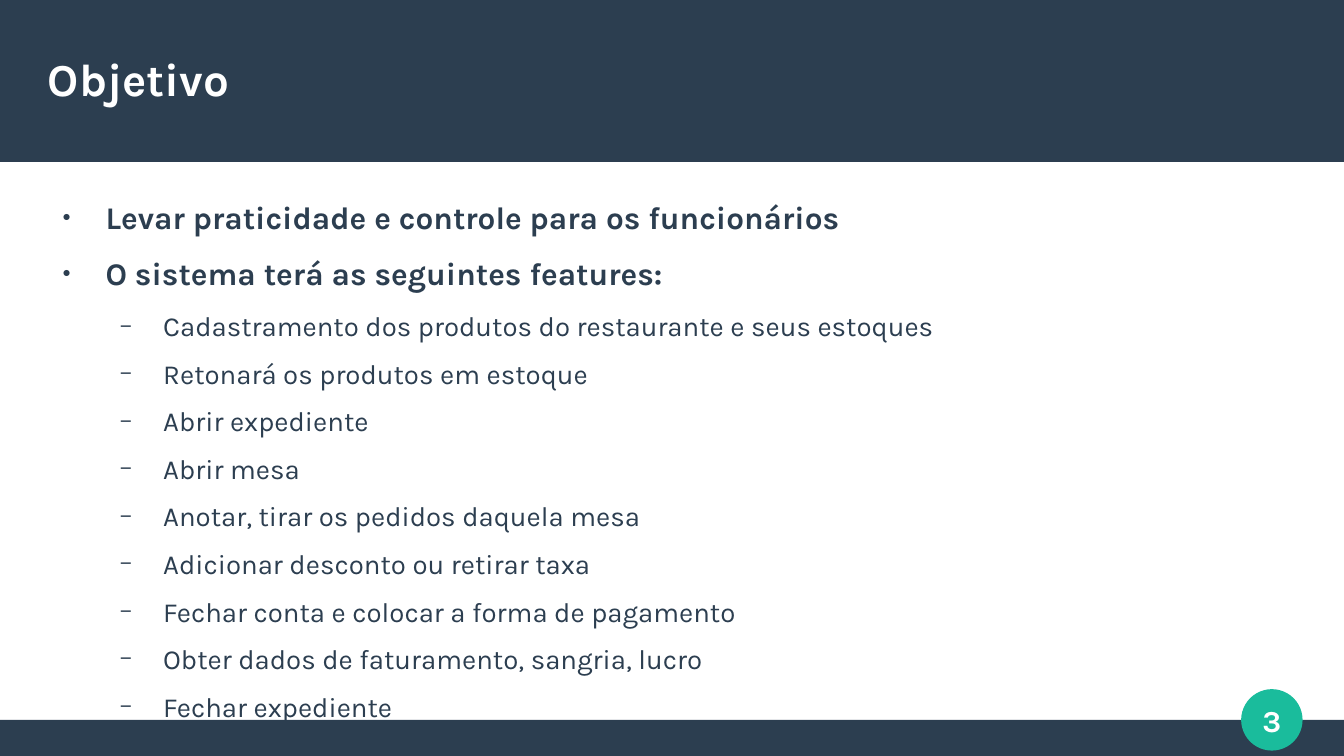
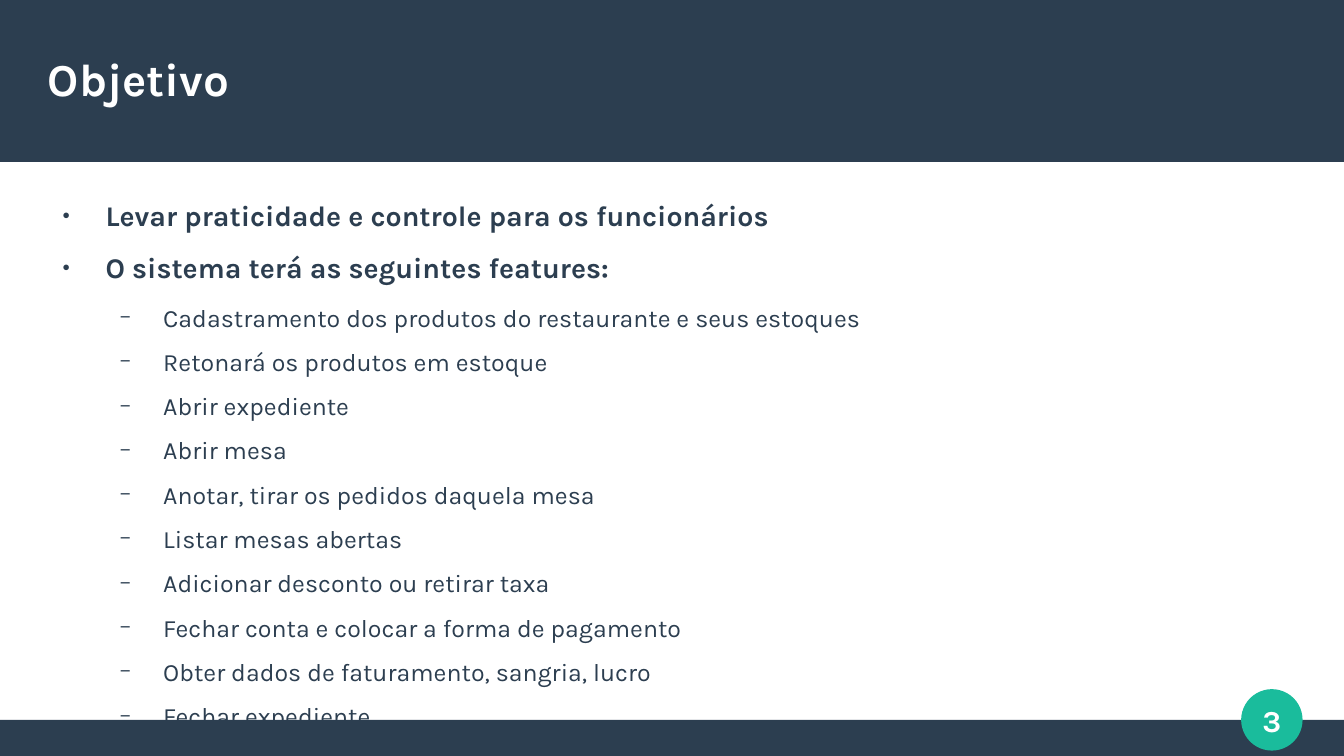
Before and after one commit to Lucaslllll/sis-consumer, a slide deck: slide 3 of about/sis-consumer-apresentacao.odp. Drawn at 1344x756 pixels with LibreOffice and Linux fonts; fonts in the diff are those of the drawing. Boxes give left, top, right and bottom in pixels: in the first picture for what was removed or moved away, otherwise in the second. Text is boxed around its words. In the diff, an @@ line names an element or a change of style, - is before the commit and + after.

```diff
--- a/about/sis-consumer-apresentacao.odp
+++ b/about/sis-consumer-apresentacao.odp
@@ text at box(106, 203, 860, 687): size 18.6 to 16.8 pt in "Levar praticidade e controle para os funcionários", "O sistema terá as seguintes features:"; size 16.3 to 14.7 pt in "Cadastramento dos produtos do restaurante e seus ...", "Retonará os produtos em estoque", "Abrir expediente", "Abrir mesa" and 5 more places @@
@@ text at box(163, 531, 403, 549): paragraph added @@
+  − Listar mesas abertas
```
Also in this commit, not shown: 9 other files.
